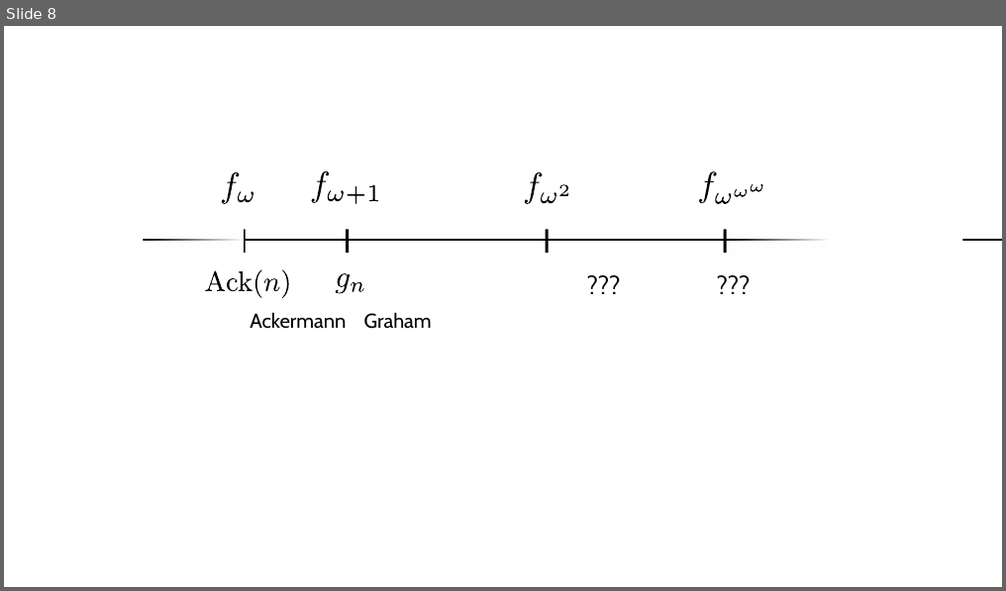
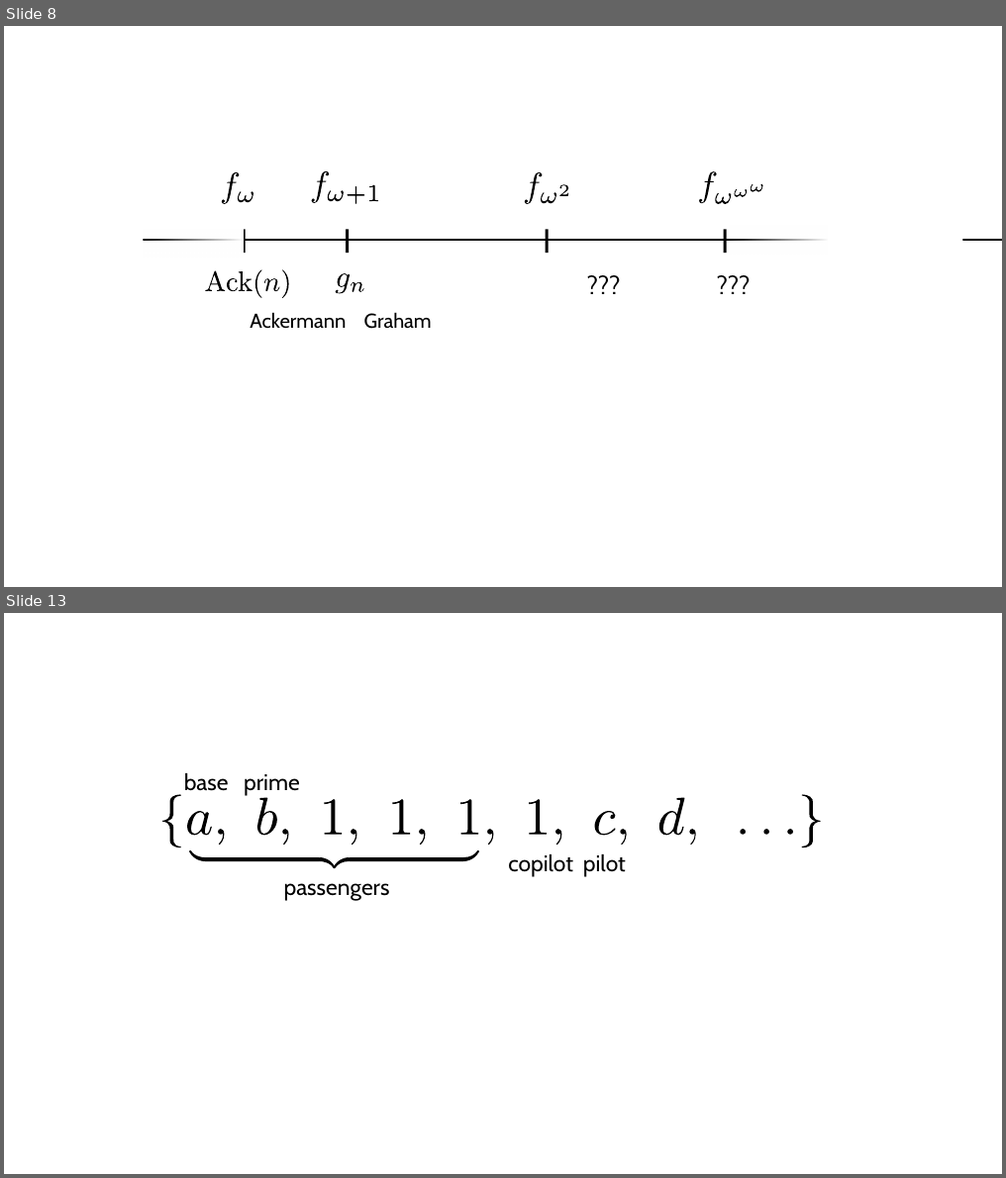
Before and after one commit to lightbulbmeow/lightbulbmeow.github.io, a slide deck: math/2025/googology.odp. Shown one above the other, each under a label of ours: slide 8 before the commit, slides 8 and 13 after it; the slides between them are not shown. The pictures are 1006x591 and 1006x1178 pixels, drawn with LibreOffice and Linux fonts; fonts in the diff are those of the drawing. Boxes give left, top, right and bottom in pixels: in the first picture for what was removed or moved away, otherwise in the second. Text is boxed around its words. In the diff, an @@ line names an element or a change of style, - is before the commit and + after.

```diff
--- a/math/2025/googology.odp
+++ b/math/2025/googology.odp
@@ slide 13 added at (4, 613, 1002, 1174), background #FFFFFF @@
@@ text added at (184, 773, 229, 791), 18 pt, text #000000 @@
+base
@@ text added at (244, 774, 300, 796), 18 pt, text #000000 @@
+prime
@@ group added at (162, 795, 821, 849): 21 freeform shapes @@
@@ group added at (190, 851, 479, 868): 7 freeform shapes @@
@@ text added at (508, 855, 573, 877), 18 pt, text #000000 @@
+copilot
@@ text added at (583, 855, 626, 877), 18 pt, text #000000 @@
+pilot
@@ text added at (284, 883, 390, 901), 18 pt, text #000000 @@
+passengers
```
Also in this commit, not shown: 1 slide changed, 5 other slides added, 17 other files.
